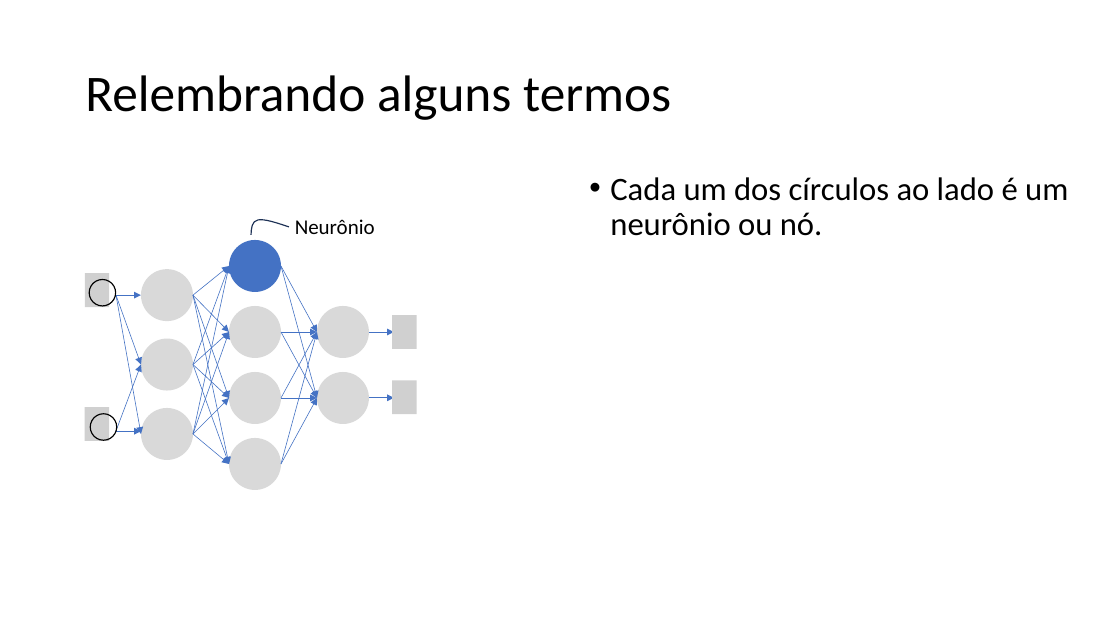
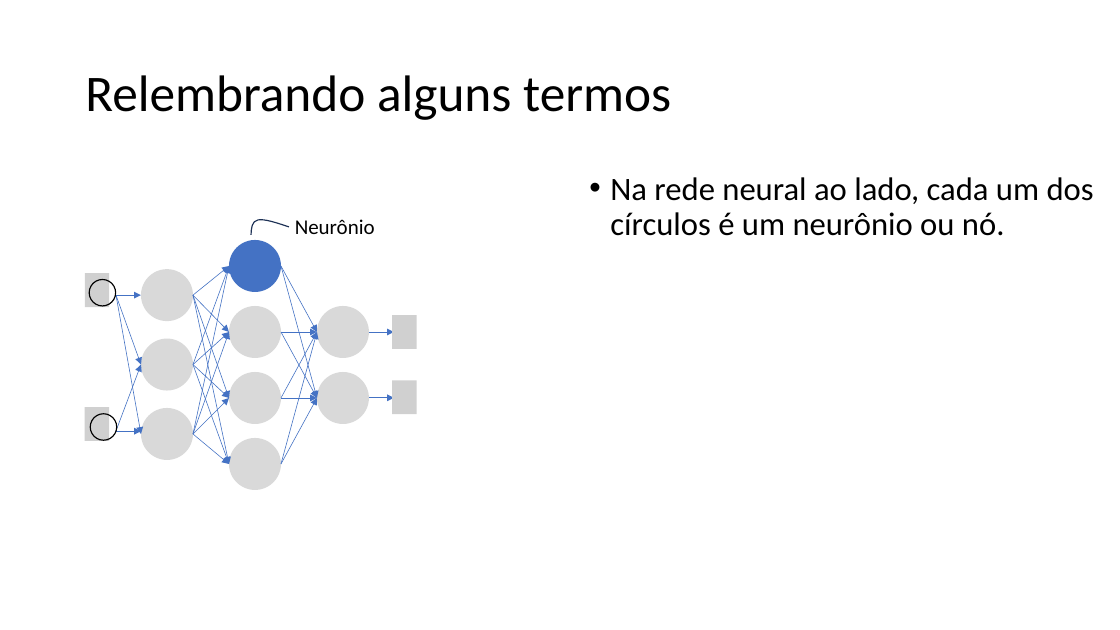
Before and after one commit to zz4fap/tp557-iot-ml, a slide deck: slide 8 of slides/TP557_7_Regressão_com_DNNs_parte_I.pptx. Drawn at 1120x630 pixels with LibreOffice and Linux fonts; fonts in the diff are those of the drawing; grey boxes stand for pictures. Boxes give left, top, right and bottom in pixels: in the first picture for what was removed or moved away, otherwise in the second. Text is boxed around its words. In the diff, an @@ line names an element or a change of style, - is before the commit and + after.

```diff
--- a/slides/TP557_7_Regressão_com_DNNs_parte_I.pptx
+++ b/slides/TP557_7_Regressão_com_DNNs_parte_I.pptx
@@ text at bbox=[610, 177, 1094, 236]: text changed @@
-• Cada um dos círculos ao lado é um neurônio ou nó.
+• Na rede neural ao lado, cada um dos círculos é um neurônio ou nó.
```
Also in this commit, not shown: 7 other slides changed, 2 other files.
